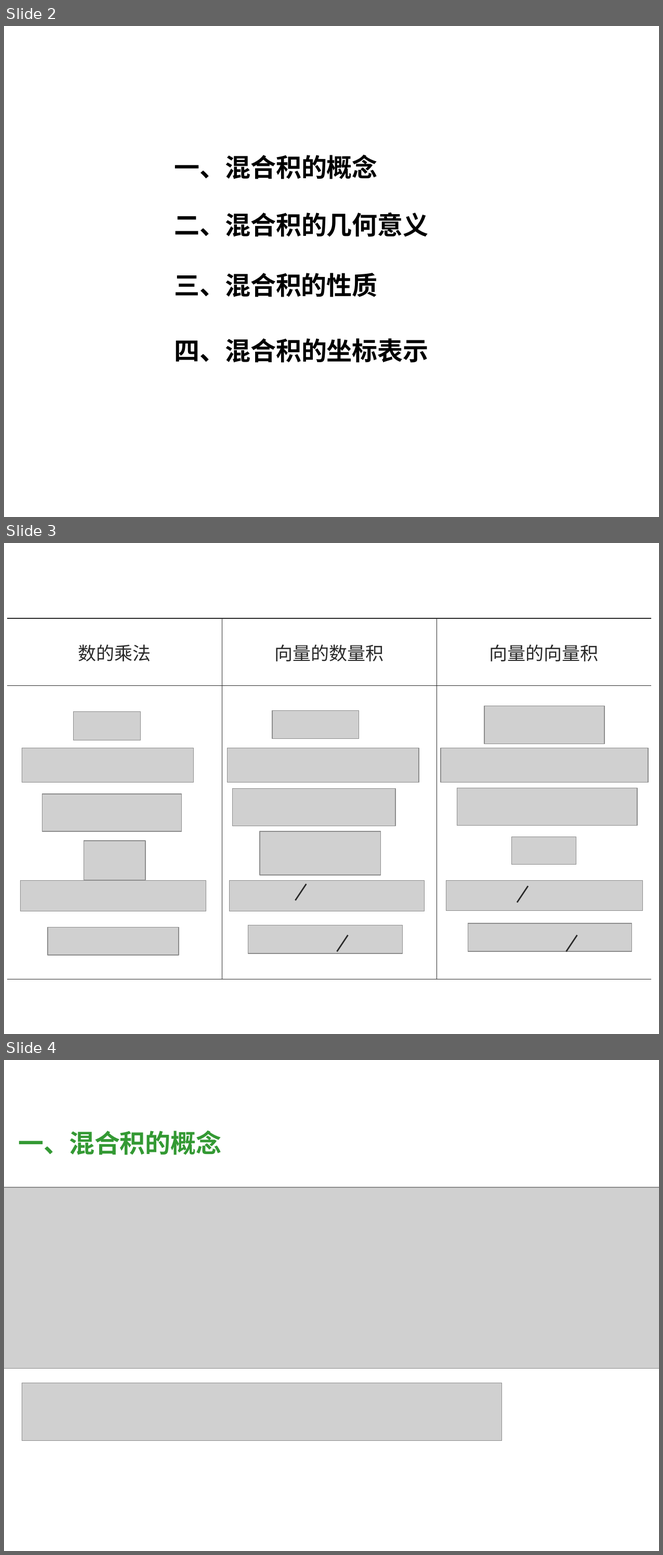
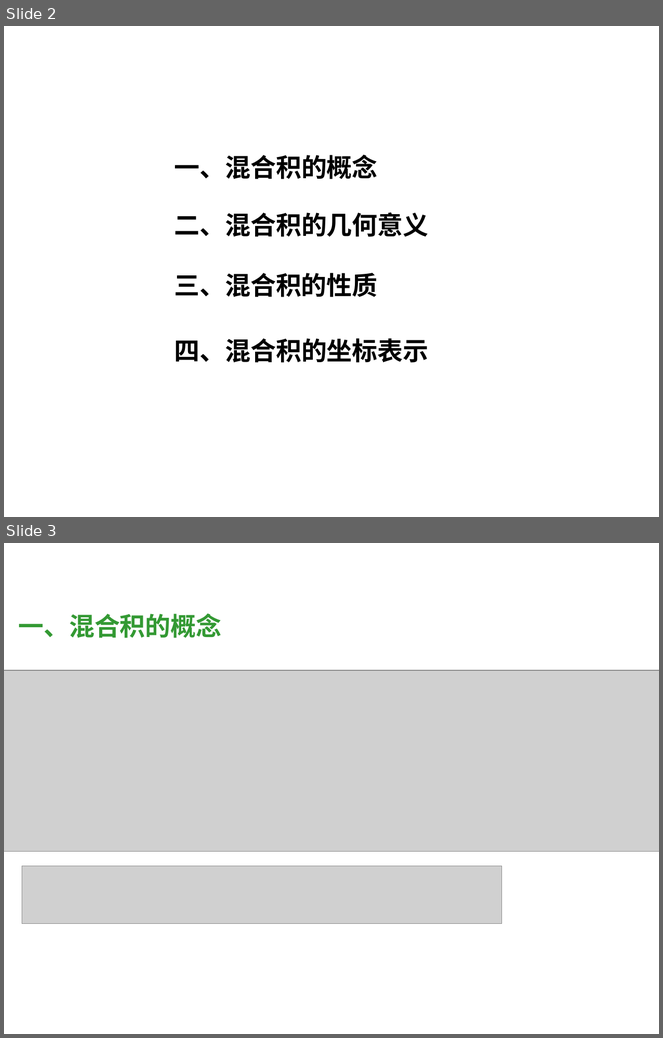
Before and after one commit to weihuayi/class, a slide deck: analyticgeometry/PPT/1-9.ppt. Shown one above the other, each under a label of ours: slides 2, 3 and 4 before the commit, slides 2 and 3 after it. The pictures are 663x1555 and 663x1038 pixels, drawn with LibreOffice and Linux fonts; fonts in the diff are those of the drawing; grey boxes stand for pictures; background and template pictures are left out. Boxes give left, top, right and bottom in pixels: in the first picture for what was removed or moved away, otherwise in the second. Text is boxed around its words. In the diff, an @@ line names an element or a change of style, - is before the commit and + after.

```diff
--- a/analyticgeometry/PPT/1-9.ppt
+++ b/analyticgeometry/PPT/1-9.ppt
@@ slide 3 removed at <box>4,543,659,1034</box>, background picture (left out) @@
@@ table removed at <box>7,618,652,979</box>, 2 rows, 3 columns @@
-数的乘法 | 向量的数量积 | 向量的向量积
- |  | 
@@ picture removed at <box>74,712,140,741</box> @@
@@ picture removed at <box>273,711,359,739</box> @@
@@ picture removed at <box>484,706,604,744</box> @@
@@ picture removed at <box>22,748,193,783</box> @@
@@ picture removed at <box>228,748,419,783</box> @@
@@ picture removed at <box>441,748,649,783</box> @@
@@ picture removed at <box>233,788,396,826</box> @@
@@ picture removed at <box>457,788,637,825</box> @@
@@ picture removed at <box>42,794,181,831</box> @@
@@ picture removed at <box>259,831,380,875</box> @@
@@ picture removed at <box>512,837,577,865</box> @@
@@ picture removed at <box>84,841,145,880</box> @@
@@ picture removed at <box>21,881,206,912</box> @@
@@ picture removed at <box>229,881,425,912</box> @@
@@ line removed from (306, 884) to (296, 901) @@
@@ picture removed at <box>446,881,643,911</box> @@
@@ line removed from (528, 886) to (517, 903) @@
@@ picture removed at <box>48,928,179,956</box> @@
@@ picture removed at <box>248,926,402,954</box> @@
@@ picture removed at <box>468,924,632,952</box> @@
@@ line removed from (348, 936) to (337, 952) @@
@@ line removed from (577, 936) to (566, 952) @@
@@ what was slide 4 is now slide 3 @@
```
Also in this commit, not shown: 2 slides changed, 9 other files.
